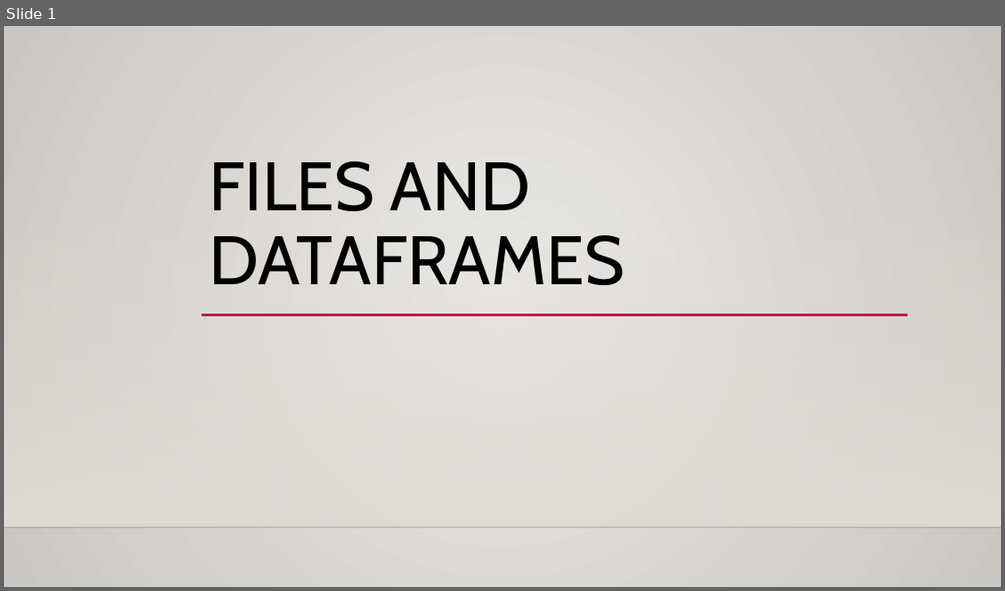
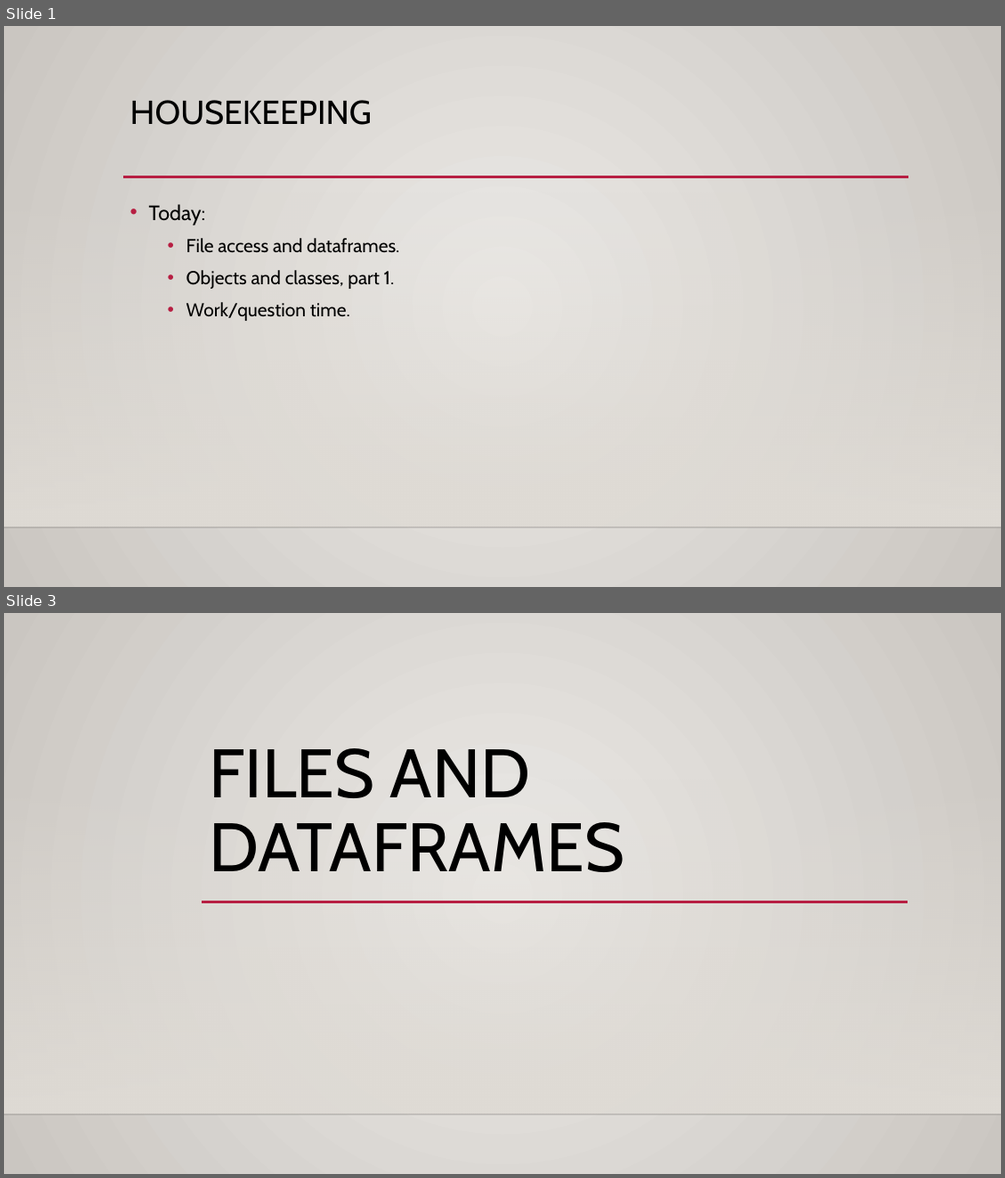
Before and after one commit to okohnkay/Programming_Basics_for_ML, a slide deck: course_material/slides/005_file_access.pptx. Shown one above the other, each under a label of ours: slide 1 before the commit, slides 1 and 3 after it; the slides between them are not shown. The pictures are 1005x591 and 1005x1178 pixels, drawn with LibreOffice and Linux fonts; fonts in the diff are those of the drawing; background and template pictures are left out. Boxes give left, top, right and bottom in pixels: in the first picture for what was removed or moved away, otherwise in the second. Text is boxed around its words. In the diff, an @@ line names an element or a change of style, - is before the commit and + after.

```diff
--- a/course_material/slides/005_file_access.pptx
+++ b/course_material/slides/005_file_access.pptx
@@ slide 1 added at [4,26,1001,587], background gradient #ECEAE7 to #CAC7C1; not listed: 2 template elements that a slide beside it also shows @@
@@ title added at [130,100,372,125], 32 pt, text #000000 @@
+HOUSEKEEPING
@@ line added from (123, 177) to (909, 177), #B71E42 2.5 pt @@
@@ text added at [149,204,399,321], 18 pt, text #000000 @@
+• Today:
+  • File access and dataframes.
+  • Objects and classes, part 1.
+  • Work/question time.
@@ what was slide 1 is now slide 3 @@
```
Also in this commit, not shown: 1 other slide added, 1 other file.
